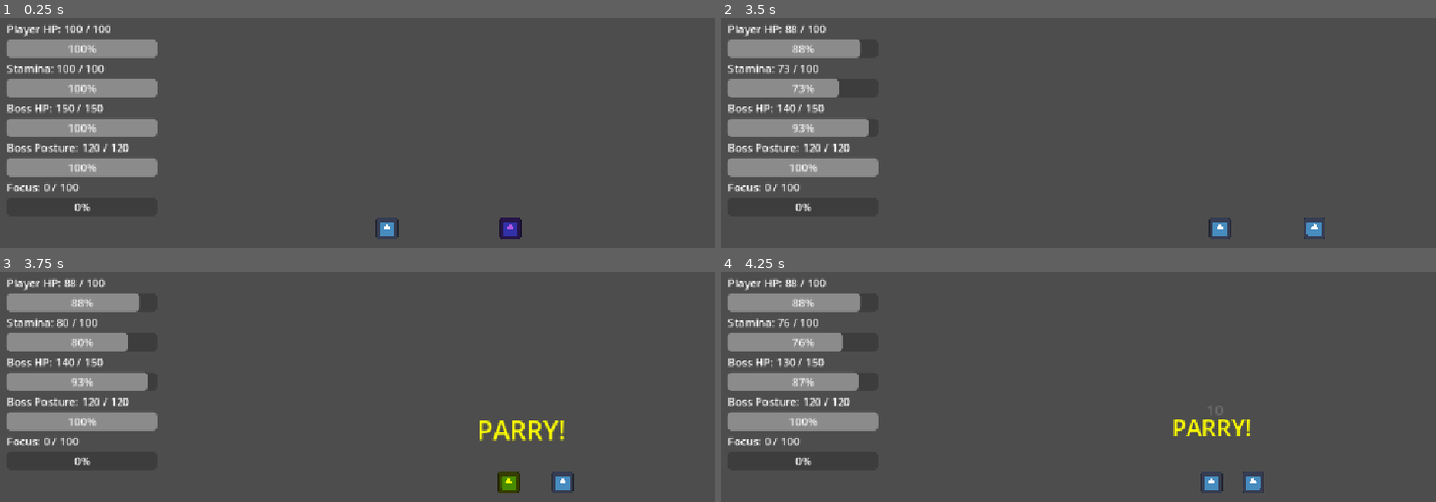
Above: before the commit, frames 1-4 (two rows, left to right).
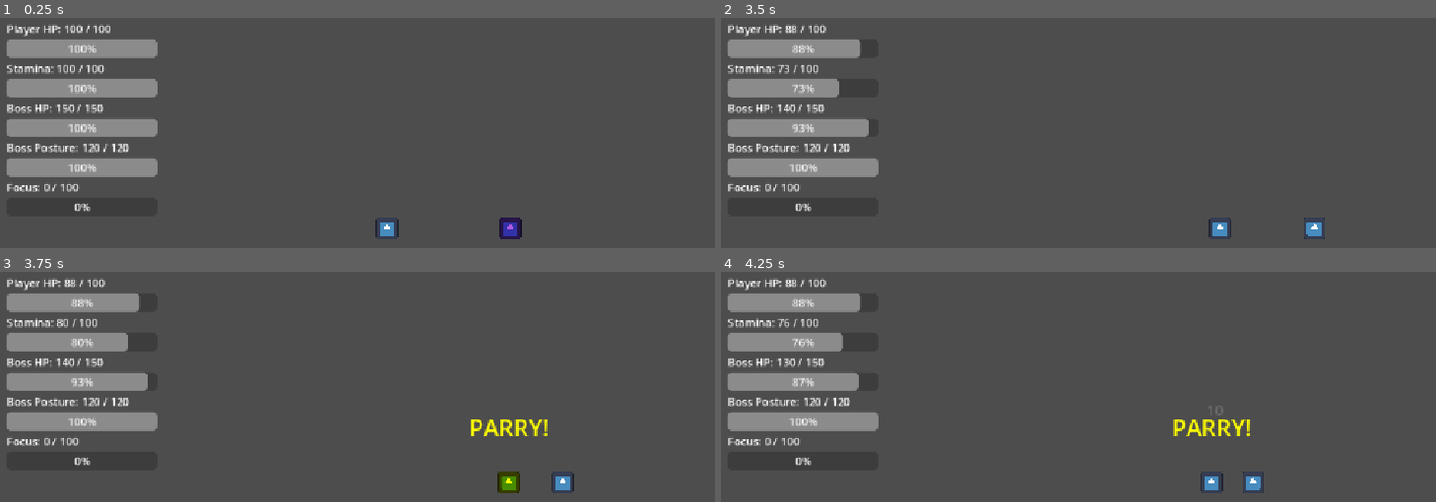
Above: after the commit, the same moments.

Repository: shanwinder/lastblade
Game: Godot game, scene res://scenes/main/BossBrokenMaster.tscn
The game is run twice, just before and just after one commit, with the same random seed, the same clock (stepped at 60 frames per second) and the same inputs. The engine's default icon, where the game draws it, is replaced by a stand-in: a white triangle on a blue panel in a dark square.
Inputs:
- Up to frame 1 (0.25 s): no input
- Up to frame 2 (3.5 s): hold Right (ui_right) 0.53-1.28 s; tap A (attack) at 0.6, 1.35, 2.3, 3.05 s; hold Left (ui_left) 1.28-2.03 s; hold Right (ui_right) from 2.03 s (still down); tap S (dash) at 2.1 s; tap D (parry) at 2.85 s
- Up to frame 3 (3.75 s): release Right (ui_right) at 3.53 s; hold Left (ui_left) from 3.53 s (still down); hold R from 3.53 s (still down)
- Up to frame 4 (4.25 s): keep holding Left (ui_left); keep holding R; tap A (attack) at 3.8 s

Frames 1-2 are identical in both runs. In frame 3, 0.8% of the frame differs, in the area x 65-79%, y 64-74%; in frame 4, nothing differs.

Commit message:
Update BossBrokenMaster.gd

Diff:
--- a/last-blade-trial/BossBrokenMaster.gd
+++ b/last-blade-trial/BossBrokenMaster.gd
@@ -519,7 +519,7 @@
 	boss_hint_tween.tween_property(
 		boss_hint_label,
 		"scale",
-		Vector2(1.15, 1.15),
+		Vector2(1.0, 1.0),
 		0.08
 	)
 
